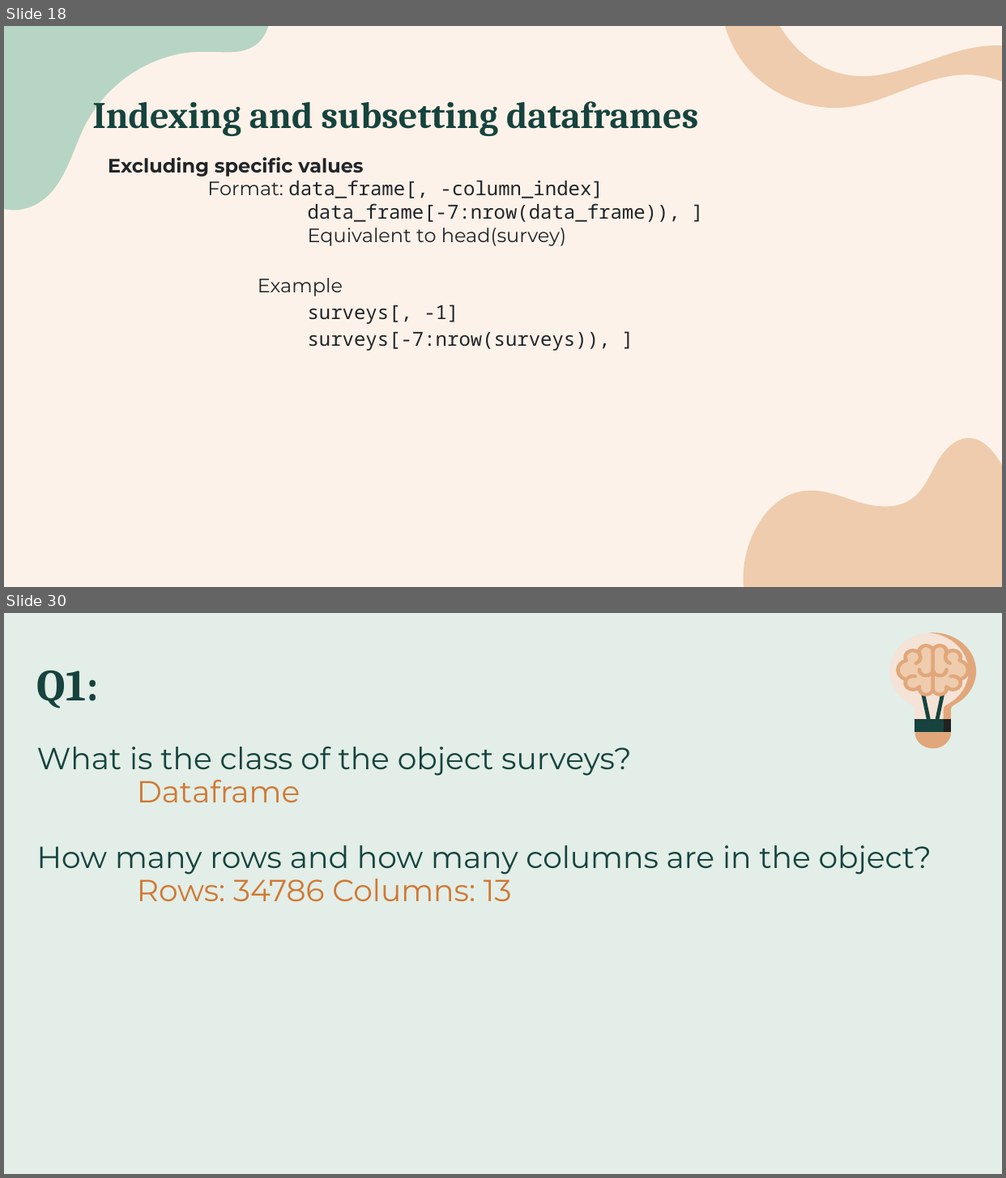
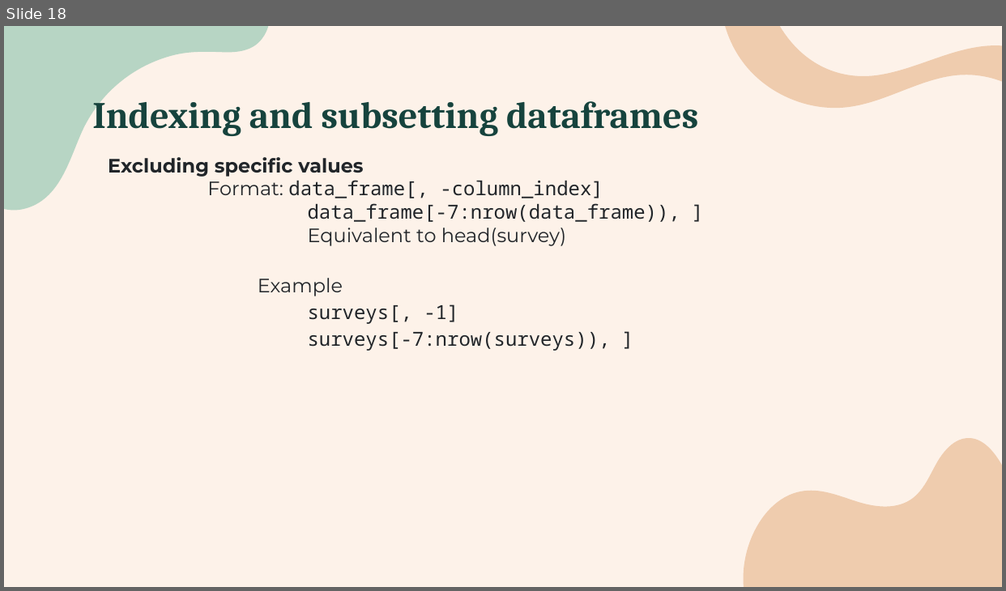
Before and after one commit to xelanola/CM515-course-2025, a slide deck: modules/04_Tidyverse/TidyverseDay1_MJH.pptx. Shown one above the other, each under a label of ours: slides 18 and 30 before the commit, slide 18 after it; the slides between them are not shown. The pictures are 1006x1178 and 1006x591 pixels, drawn with LibreOffice and Linux fonts; fonts in the diff are those of the drawing. Boxes give left, top, right and bottom in pixels: in the first picture for what was removed or moved away, otherwise in the second. Text is boxed around its words. In the diff, an @@ line names an element or a change of style, - is before the commit and + after.

Commit message:
Update for class

```diff
--- a/modules/04_Tidyverse/TidyverseDay1_MJH.pptx
+++ b/modules/04_Tidyverse/TidyverseDay1_MJH.pptx
@@ slide 30 removed at (4, 613, 1002, 1174), background #E2EEE7 @@
@@ title removed at (37, 671, 931, 901) @@
-Q1:
-What is the class of the object surveys?
-Dataframe
-How many rows and how many columns are in the object?
-Rows: 34786 Columns: 13
@@ group removed at (890, 633, 977, 749): 10 freeform shapes @@
```
Also in this commit, not shown: 2 slides changed, 5 other slides removed, 3 other files.
